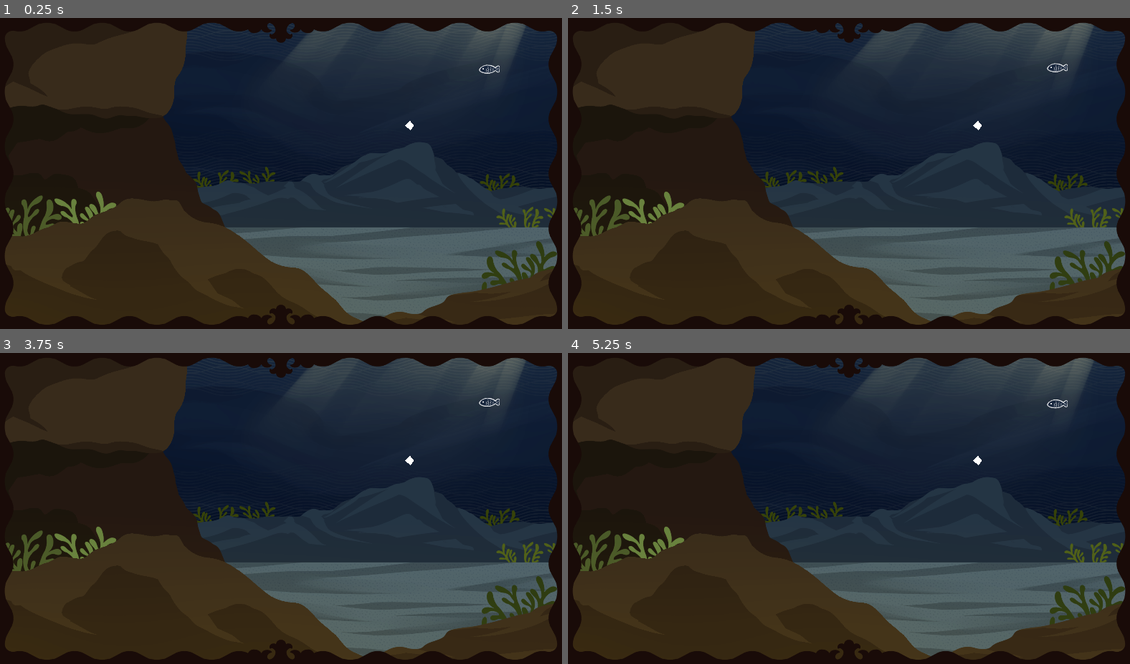
Above: before the commit, frames 1-4 (two rows, left to right).
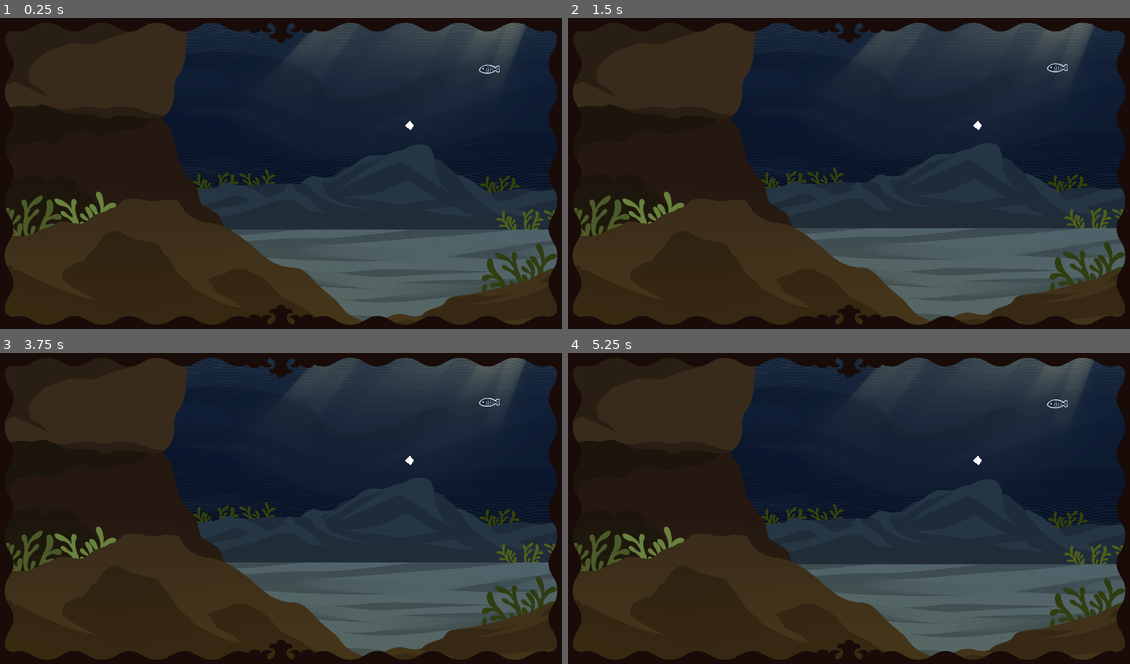
Above: after the commit, the same moments.

Repository: istamarahsan/youma-gemastik-2023
Game: Godot game, scene res://levels/level-2/level_2.tscn
Same seed, same stepped clock (60 frames per second), same inputs: the game is played once before the commit and once after it. This scene is started directly instead of the project's main scene.
Inputs (mouse positions are in pixels of both pictures, inside the frame that each line leads up to):
- Up to frame 1 (0.25 s): no input
- Up to frame 2 (1.5 s): move the mouse to (624, 223) at 0.52 s; click (624, 223) at 0.67 s; move the mouse to (663, 192) at 1.27 s; click (663, 192) at 1.42 s
- Up to frame 3 (3.75 s): tap Enter at 2, 3.5 s; move the mouse to (134, 489) at 2.02 s; click (134, 489) at 2.17 s; tap Space at 2.75 s; move the mouse to (44, 489) at 2.77 s; click (44, 489) at 2.92 s; move the mouse to (488, 402) at 3.52 s; click (488, 402) at 3.67 s
- Up to frame 4 (5.25 s): move the mouse to (1085, 573) at 4.27 s; click (1085, 573) at 4.42 s; move the mouse to (877, 508) at 5.02 s; click (877, 508) at 5.17 s

The runs differ from the first frame. In frame 1, 1.8% of the frame differs, in the area x 28-100%, y 31-97%; in frame 2, 0.6%; in frame 3, 0.2%; in frame 4, 1.6%.

Commit message:
add bob to level 2

Diff:
--- a/levels/level-2/deep_water.tscn
+++ b/levels/level-2/deep_water.tscn
@@ -12,6 +12,7 @@
 [ext_resource type="Script" path="res://levels/components/interaction-object/value_effect.gd" id="10_mr8ra"]
 [ext_resource type="PackedScene" uid="uid://dvuetv06ga8vf" path="res://levels/components/triggers/on-interact/trigger_on_interact.tscn" id="11_8kbdk"]
 [ext_resource type="Script" path="res://levels/components/state_value_constraint.gd" id="11_agju2"]
+[ext_resource type="Script" path="res://levels/props/bob.gd" id="11_by6d2"]
 [ext_resource type="PackedScene" uid="uid://hbk5evvrhfs7" path="res://levels/components/interaction-object/physics_area_interaction_object.tscn" id="11_i0q5o"]
 [ext_resource type="PackedScene" uid="uid://bowmh363flr4f" path="res://levels/components/transforms/transform_toggle_io.tscn" id="12_t3i3k"]
 [ext_resource type="PackedScene" uid="uid://cptnlsqj27q70" path="res://levels/components/triggers/on-state/trigger_on_state.tscn" id="14_baket"]
@@ -165,17 +166,31 @@
 texture = ExtResource("2_a2iqq")
 centered = false
 
-[node name="SeaFloorL4" type="Sprite2D" parent="StaticBackground"]
+[node name="SeaFloorL4" type="Sprite2D" parent="StaticBackground" node_paths=PackedStringArray("sprite")]
+position = Vector2(0, 5)
 texture = ExtResource("3_qnuns")
 centered = false
-
-[node name="SeaFloorL3" type="Sprite2D" parent="StaticBackground"]
+script = ExtResource("11_by6d2")
+sprite = NodePath(".")
+max_offset = 5.0
+time_offset = 1.0
+
+[node name="SeaFloorL3" type="Sprite2D" parent="StaticBackground" node_paths=PackedStringArray("sprite")]
+position = Vector2(0, 5)
 texture = ExtResource("4_veul7")
 centered = false
-
-[node name="SeaFloorL2" type="Sprite2D" parent="StaticBackground"]
+script = ExtResource("11_by6d2")
+sprite = NodePath(".")
+max_offset = 5.0
+time_offset = 1.0
+
+[node name="SeaFloorL2" type="Sprite2D" parent="StaticBackground" node_paths=PackedStringArray("sprite")]
+position = Vector2(0, 5)
 texture = ExtResource("5_a31bm")
 centered = false
+script = ExtResource("11_by6d2")
+sprite = NodePath(".")
+max_offset = 5.0
 
 [node name="StaticForeground" type="Sprite2D" parent="."]
 texture = ExtResource("6_vleag")
Not shown: 1 places in levels/level-2/deep_water.tscn that only renumber resources
